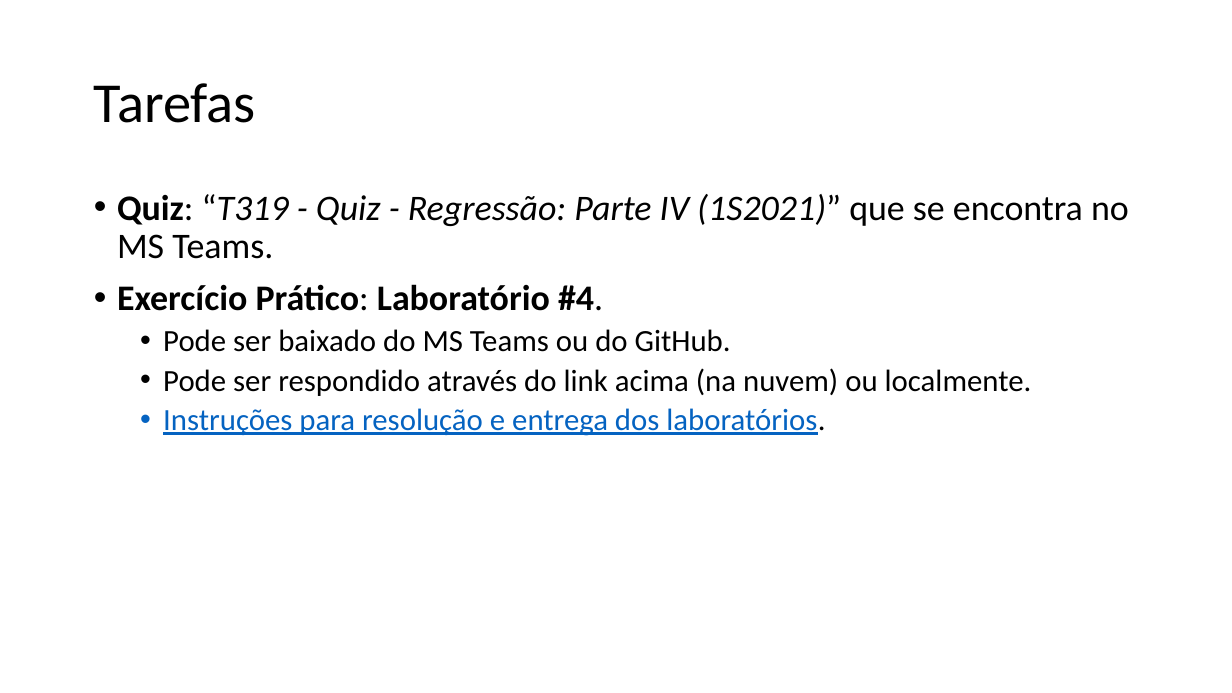
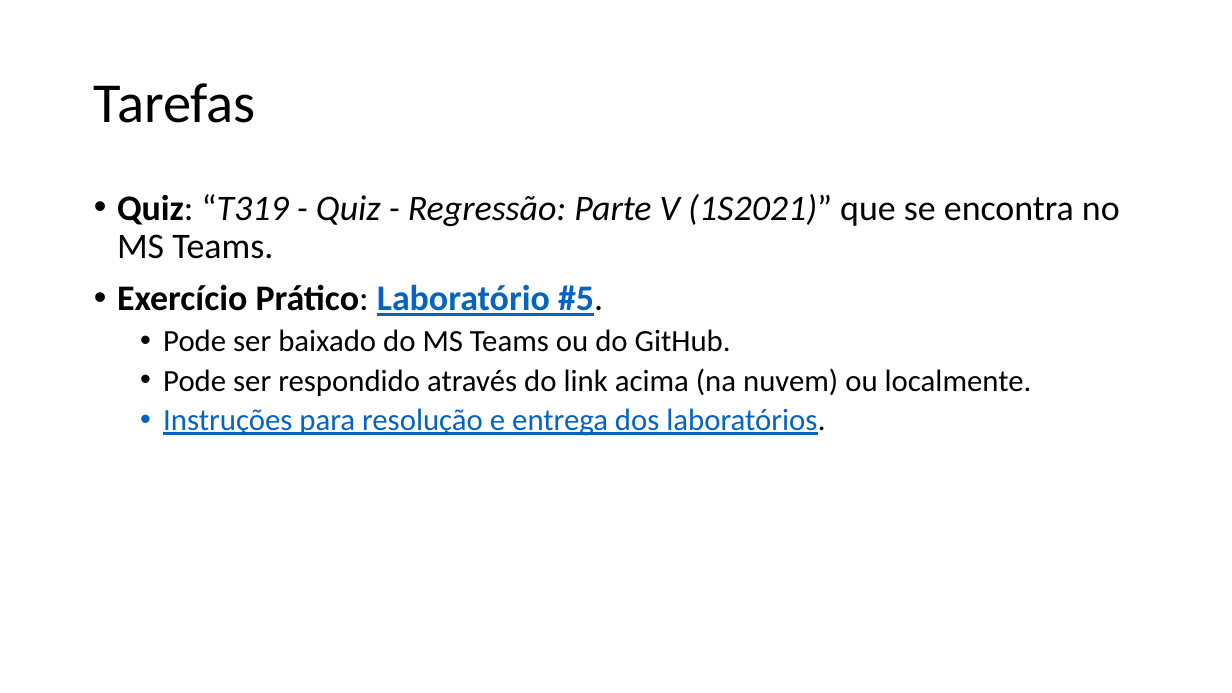
Before and after one commit to zz4fap/t319_aprendizado_de_maquina, a slide deck: slide 13 of slides/T319_Regressão_Linear (Parte IV).pptx. Drawn at 1232x693 pixels with LibreOffice and Linux fonts; fonts in the diff are those of the drawing. Boxes give left, top, right and bottom in pixels: in the first picture for what was removed or moved away, otherwise in the second. Text is boxed around its words. In the diff, an @@ line names an element or a change of style, - is before the commit and + after.

```diff
--- a/slides/T319_Regressão_Linear (Parte IV).pptx
+++ b/slides/T319_Regressão_Linear (Parte IV).pptx
@@ text at (117,194,1120,316): text changed @@
-• Quiz: “T319 - Quiz - Regressão: Parte IV (1S2021)” que se encontra no MS Teams.
-• Exercício Prático: Laboratório #4.
+• Quiz: “T319 - Quiz - Regressão: Parte V (1S2021)” que se encontra no MS Teams.
+• Exercício Prático: Laboratório #5.
```
Also in this commit, not shown: 7 other files.
